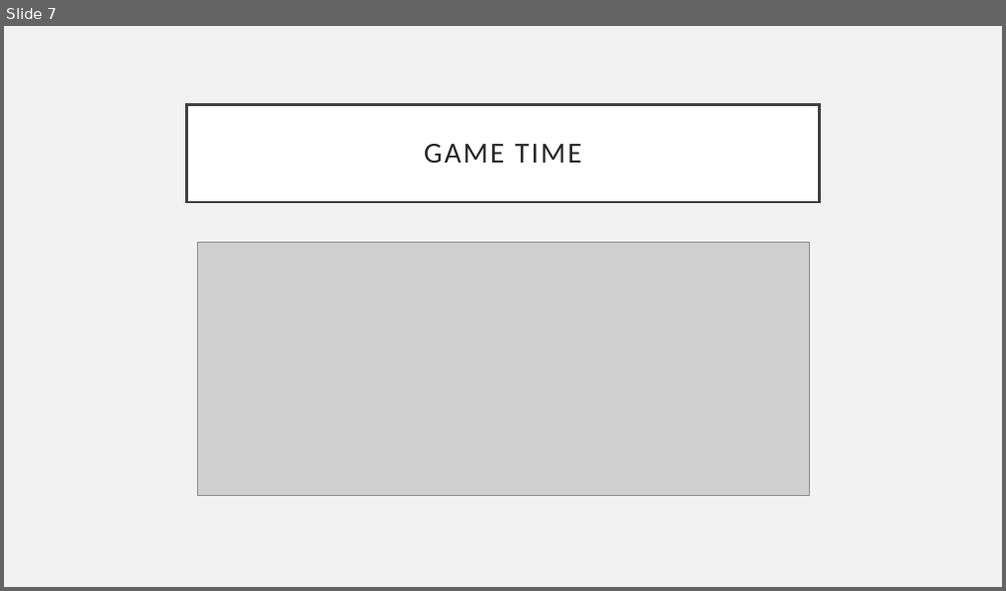
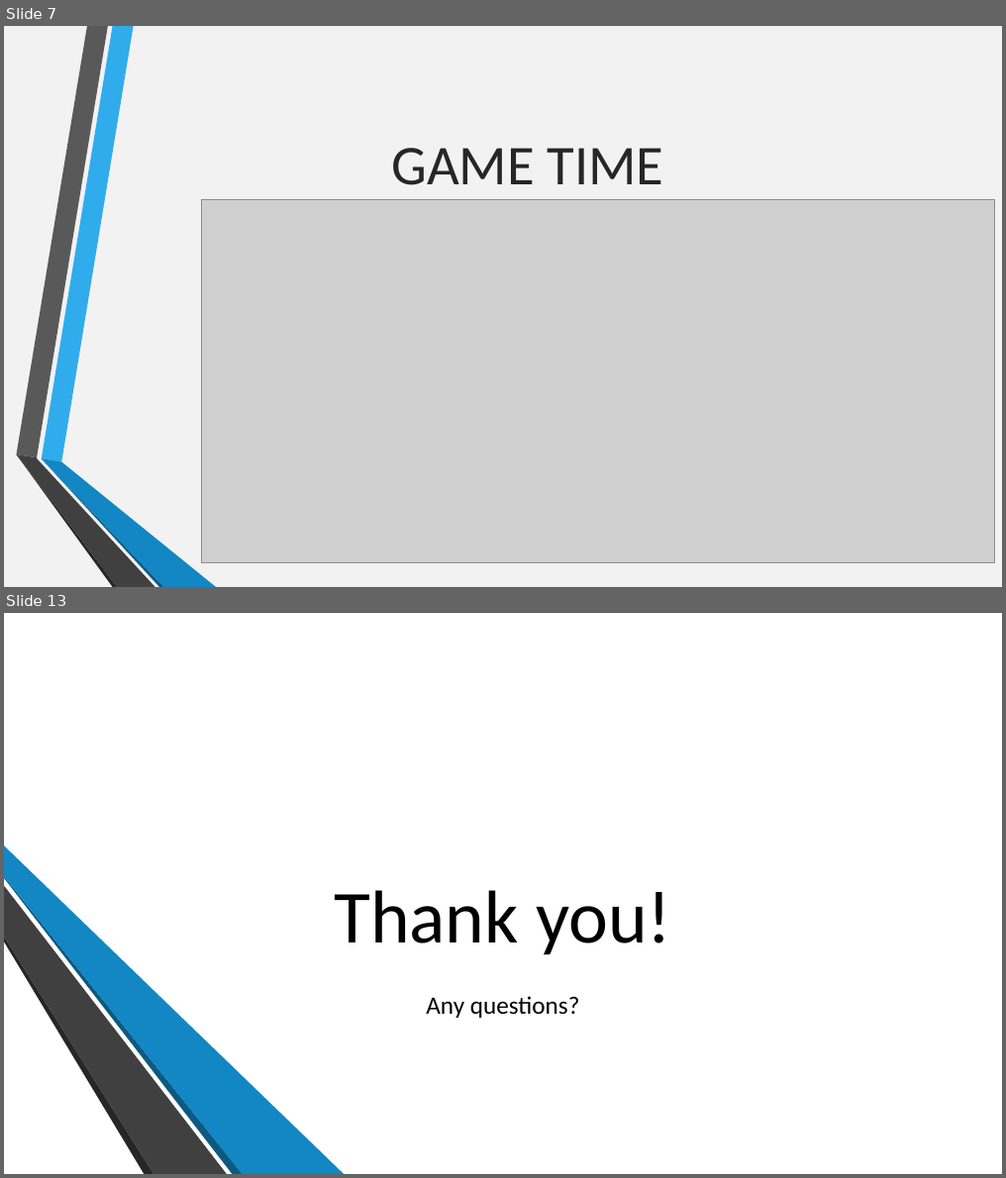
Before and after one commit to Kirasamah/GameDataMining, a slide deck: esitys/esitys.pptx. Shown one above the other, each under a label of ours: slide 7 before the commit, slides 7 and 13 after it; the slides between them are not shown. The pictures are 1006x591 and 1006x1178 pixels, drawn with LibreOffice and Linux fonts; fonts in the diff are those of the drawing; grey boxes stand for pictures; background and template pictures are left out. Boxes give left, top, right and bottom in pixels: in the first picture for what was removed or moved away, otherwise in the second. Text is boxed around its words. In the diff, an @@ line names an element or a change of style, - is before the commit and + after.

```diff
--- a/esitys/esitys.pptx
+++ b/esitys/esitys.pptx
@@ slide 13 added at box(4, 613, 1002, 1174), background picture (left out); not listed: 6 template elements that a slide beside it also shows @@
@@ rectangle added at box(4, 613, 1002, 1174), fill #FFFFFF @@
@@ freeform shape added at box(4, 846, 344, 1174), fill #1287C3 @@
@@ group added at box(49, 613, 460, 1174): 6 freeform shapes @@
@@ freeform shape added at box(4, 876, 242, 1174), fill #0C5A82 @@
@@ freeform shape added at box(4, 885, 227, 1174), fill #404040 @@
@@ title added at box(334, 890, 671, 956), 72 pt, text #000000 @@
+Thank you!
@@ freeform shape added at box(4, 937, 153, 1174), fill #262626 @@
@@ text added at box(426, 996, 580, 1018), 24 pt, text #000000 @@
+Any questions?
@@ slide 7 changed as well @@
@@ title "GAME TIME": place and size @@
-title "GAME TIME" at box(187, 104, 819, 202)
+title "GAME TIME" at box(391, 148, 664, 185)
@@ title "GAME TIME" at box(391, 148, 664, 185): size 28 to 54 pt, letter spacing 2 to 0 pt; line spacing 0.9 to 1; fill #FFFFFF to none; outline #404040 2.5 pt to none @@
@@ picture: place and size @@
-picture at box(197, 243, 809, 496)
+picture at box(202, 199, 994, 563)
@@ group added at box(16, 26, 216, 587): 6 freeform shapes @@
```
Also in this commit, not shown: 8 other slides changed, 3 other slides added, 3 other files.
